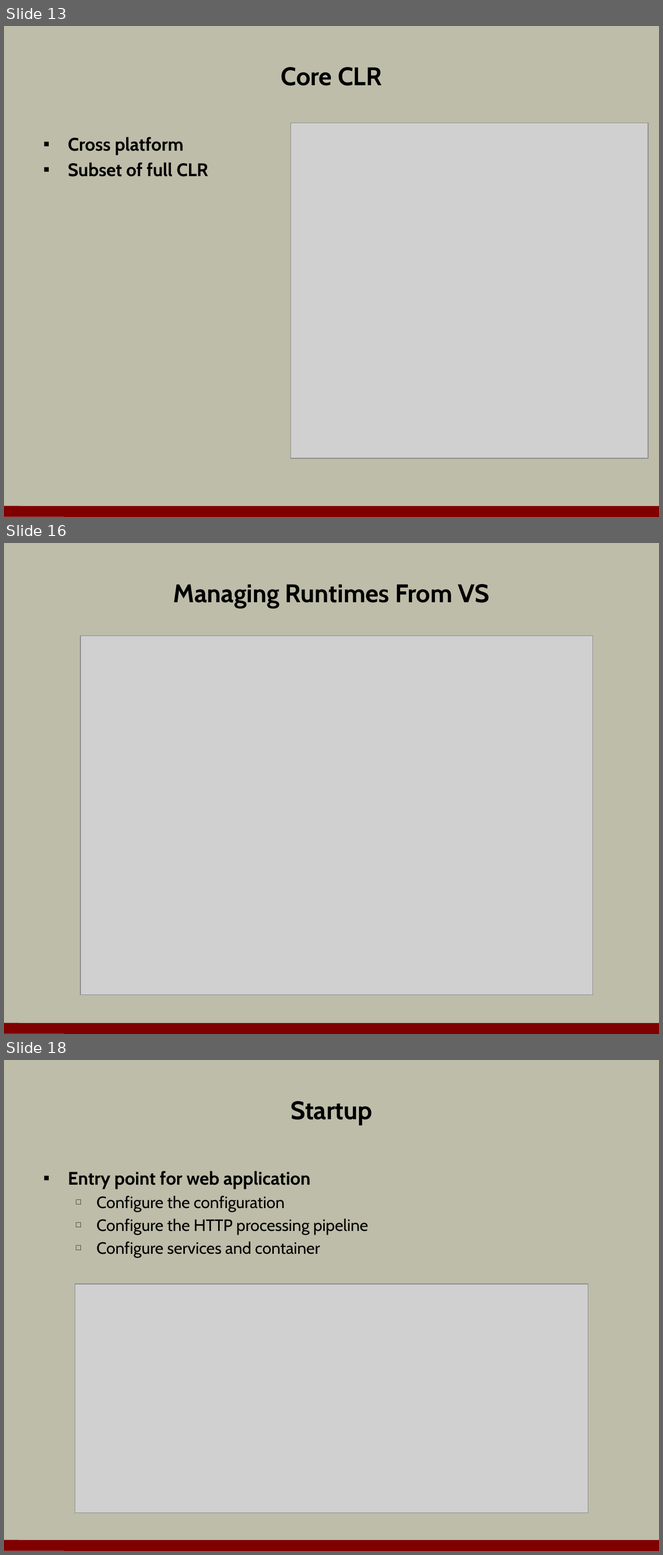
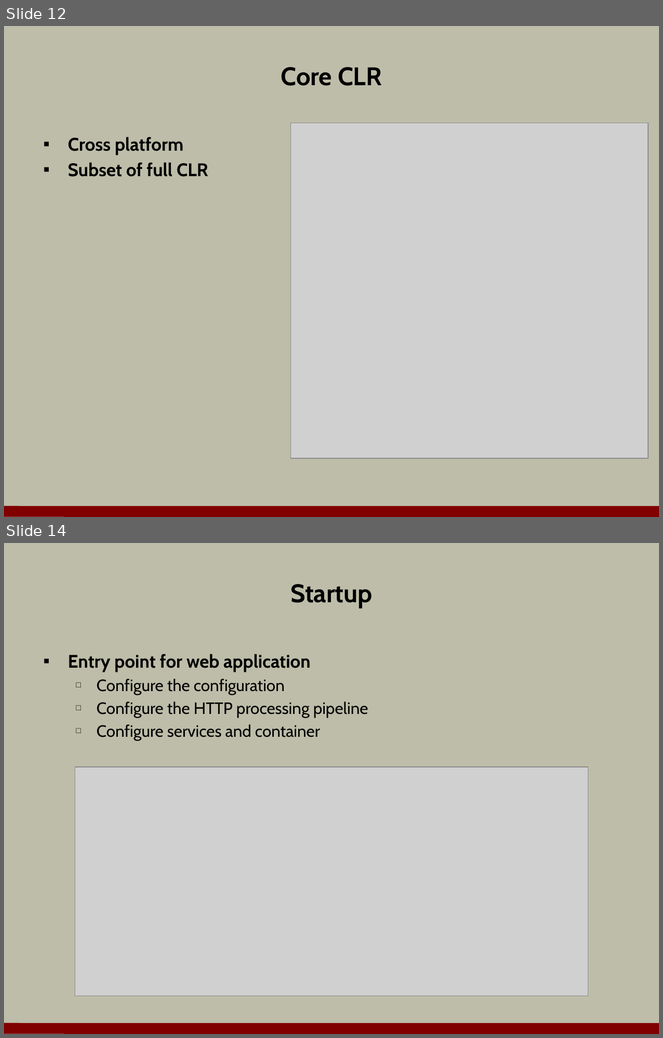
Before and after one commit to OdeToCode/classes, a slide deck: aspnet5/slides/01_Overview.pptx. Shown one above the other, each under a label of ours: slides 13, 16 and 18 before the commit, slides 12 and 14 after it; the slides between them are not shown. The pictures are 663x1555 and 663x1038 pixels, drawn with LibreOffice and Linux fonts; fonts in the diff are those of the drawing; grey boxes stand for pictures; background and template pictures are left out. Boxes give left, top, right and bottom in pixels: in the first picture for what was removed or moved away, otherwise in the second. Text is boxed around its words. In the diff, an @@ line names an element or a change of style, - is before the commit and + after.

```diff
--- a/aspnet5/slides/01_Overview.pptx
+++ b/aspnet5/slides/01_Overview.pptx
@@ slide 16 removed at box(4, 543, 659, 1034), background #BDBDA9; not listed: 1 template element that a slide beside it also shows @@
@@ title removed at box(174, 584, 490, 608) @@
-Managing Runtimes From VS
@@ picture removed at box(80, 636, 593, 995) @@
@@ what was slide 13 is now slide 12 @@
@@ what was slide 18 is now slide 14 @@
```
Also in this commit, not shown: 8 slides changed, 3 other slides removed, 2 other files.
